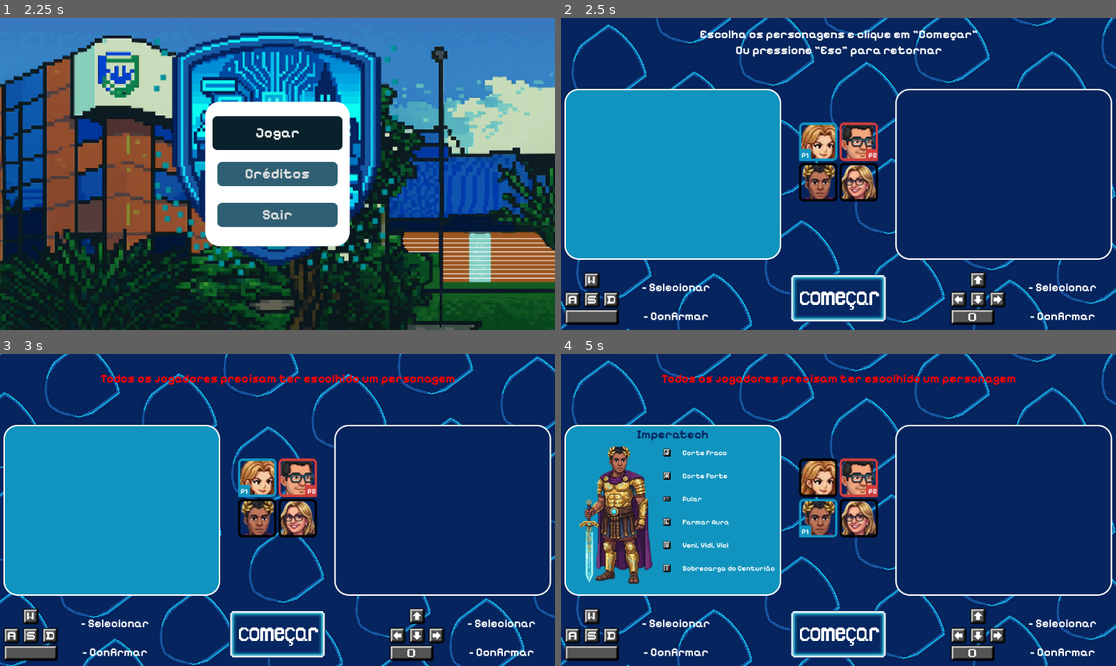
Above: before the commit, frames 1-4 (two rows, left to right).
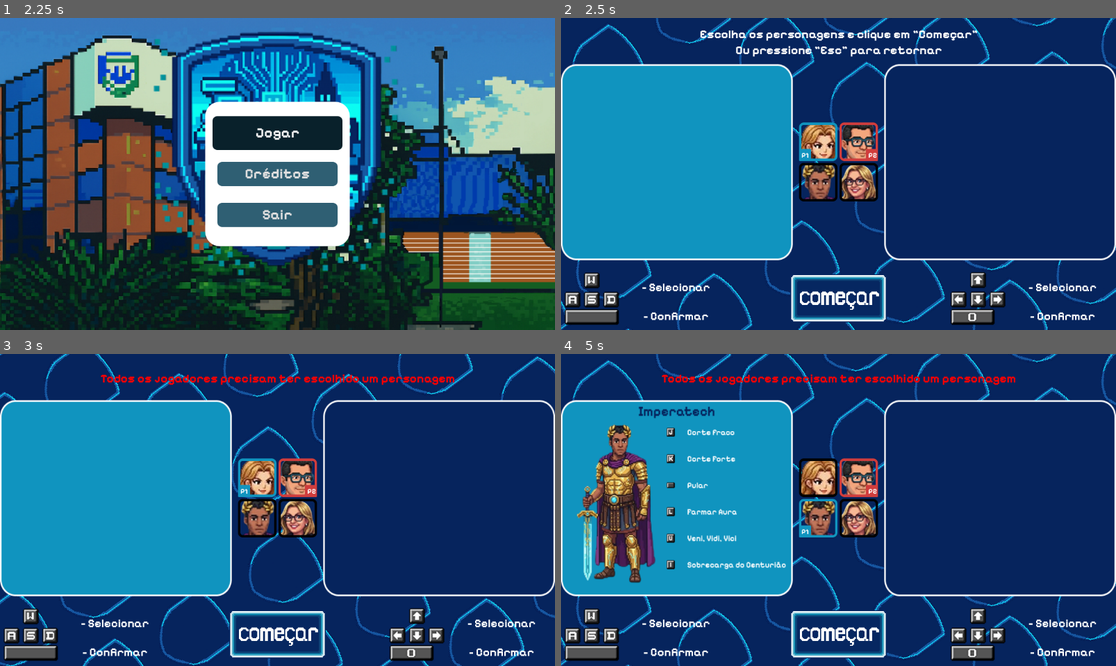
Above: after the commit, the same moments.

Repository: RailanTeles/UniFighters
Game: Godot game, scene res://menu.tscn
Two runs of this game, one before a commit and one after it. Both use one fixed random seed, a clock stepped at 60 frames per second and the inputs below. Sound files missing from this copy of the repository are replaced by a short silence.
Inputs (mouse positions are in pixels of both pictures, inside the frame that each line leads up to):
- Up to frame 1 (2.25 s): tap Enter at 0.5 s; hold D (p1_direita) 0.53-1.25 s; tap Down (p2_baixo) at 0.6 s; tap Space (p1_pular) at 0.77 s; click "Jogar" at 1.25 s; click "Jogar" at 2 s
- Up to frame 2 (2.5 s): no input
- Up to frame 3 (3 s): click (277, 634) at 2.75 s
- Up to frame 4 (5 s): click (838, 634) at 3.5 s; hold S (p1_baixo) from 4.28 s (still down); tap Up (p2_cima) at 4.35 s; tap Space (p1_pular) at 4.52 s

Frame 1 is identical in both runs. In frame 2, 7.3% of the frame differs, in the area x 0-100%, y 14-78%; in frame 3, 7.1%; in frame 4, 13%.

Commit message:
testando

Diff:
--- a/selecao.gd
+++ b/selecao.gd
@@ -31,8 +31,8 @@
 @onready var p2_cursor: TextureRect = $P2_cursor
 
 # Banners
-@onready var banner_p1_display: TextureRect = $BannerP1_Display
-@onready var banner_p2_display: TextureRect = $BannerP2_Display
+@onready var banner_p1_display: TextureRect = $selecao/BannerP1_Display
+@onready var banner_p2_display: TextureRect = $selecao/BannerP2_Display
 
 # Armazena o personagem que foi confirmado
 var p1_personagem_selecionado = null
--- a/selecao.tscn
+++ b/selecao.tscn
@@ -173,6 +173,7 @@
 texture = ExtResource("5_sofw2")
 
 [node name="selecao" type="HBoxContainer" parent="."]
+custom_minimum_size = Vector2(0, 407)
 layout_mode = 1
 anchors_preset = 14
 anchor_top = 0.5
@@ -183,9 +184,17 @@
 grow_horizontal = 2
 grow_vertical = 2
 
+[node name="BannerP1_Display" type="TextureRect" parent="selecao"]
+layout_mode = 2
+size_flags_horizontal = 3
+
+[node name="espaco1" type="Control" parent="selecao"]
+custom_minimum_size = Vector2(5, 0)
+layout_mode = 2
+
 [node name="GridContainer" type="GridContainer" parent="selecao"]
 layout_mode = 2
-size_flags_horizontal = 6
+size_flags_horizontal = 4
 size_flags_vertical = 4
 columns = 2
 
@@ -214,6 +223,14 @@
 focus_neighbor_top = NodePath("../Char2")
 focus_neighbor_bottom = NodePath("../../../botoes/comecarButton")
 texture_normal = ExtResource("11_iwa32")
+
+[node name="espaco2" type="Control" parent="selecao"]
+custom_minimum_size = Vector2(5, 0)
+layout_mode = 2
+
+[node name="BannerP2_Display" type="TextureRect" parent="selecao"]
+layout_mode = 2
+size_flags_horizontal = 3
 
 [node name="P2_cursor" type="TextureRect" parent="."]
 layout_mode = 0
@@ -227,30 +244,5 @@
 offset_bottom = 80.0
 texture = ExtResource("13_501mu")
 
-[node name="BannerP1_Display" type="TextureRect" parent="."]
-layout_mode = 1
-anchors_preset = 4
-anchor_top = 0.5
-anchor_bottom = 0.5
-offset_left = 7.0
-offset_top = -20.0
-offset_right = 47.0
-offset_bottom = 20.0
-grow_vertical = 2
-
-[node name="BannerP2_Display" type="TextureRect" parent="."]
-layout_mode = 1
-anchors_preset = 6
-anchor_left = 1.0
-anchor_top = 0.5
-anchor_right = 1.0
-anchor_bottom = 0.5
-offset_left = -48.0
-offset_top = -20.0
-offset_right = -8.0
-offset_bottom = 20.0
-grow_horizontal = 0
-grow_vertical = 2
-
 [connection signal="pressed" from="botoes/comecarButton" to="." method="_on_comecar_button_pressed"]
 [connection signal="timeout" from="botoes/comecarButton/erroTimer" to="." method="_on_erro_timer_timeout"]
